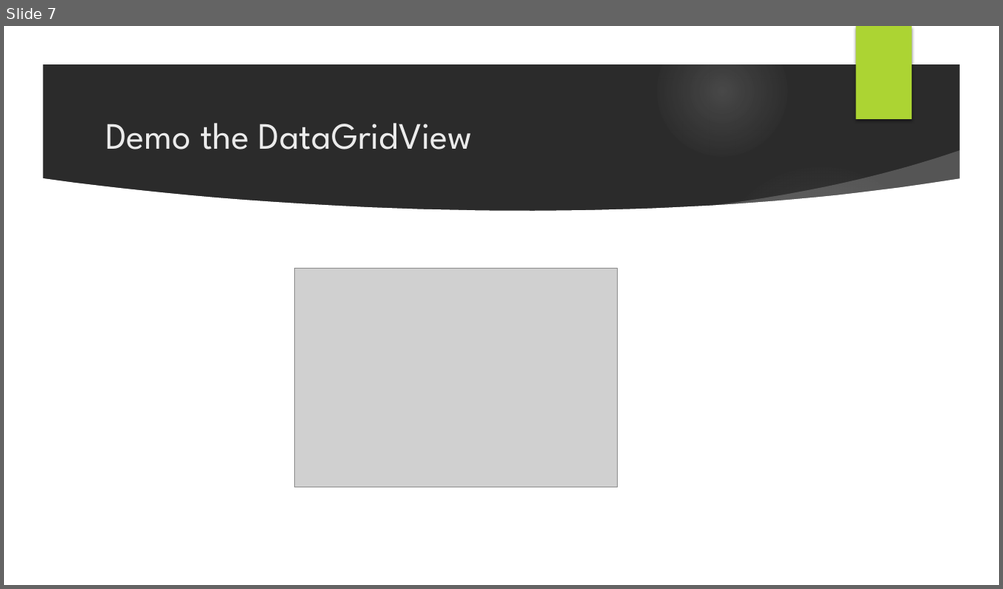
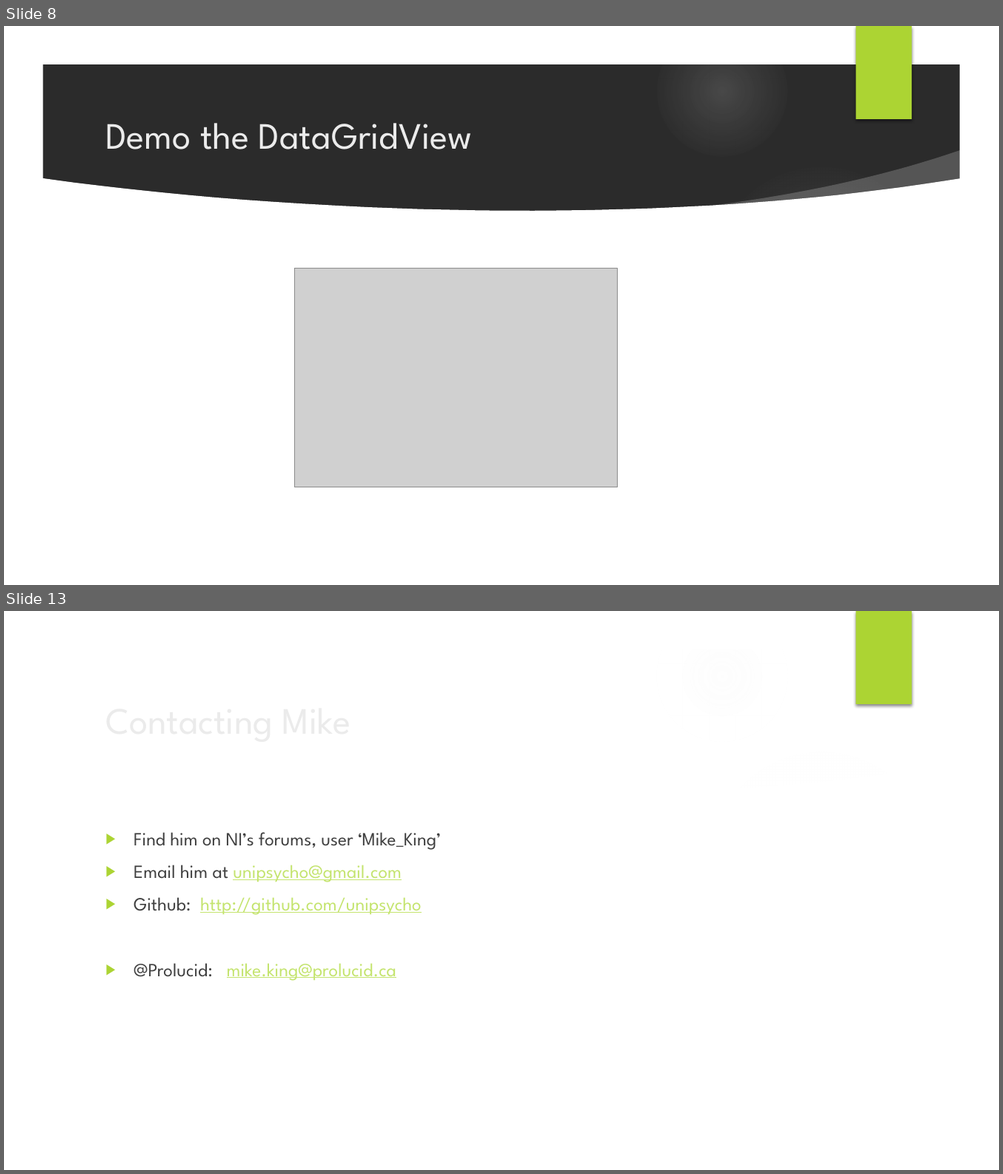
Before and after one commit to unipsycho/LabVIEWdotNetDataGrid, a slide deck: documentation/Project Overview - UserGroup Presentation.pptx. Shown one above the other, each under a label of ours: slide 7 before the commit, slides 8 and 13 after it; the slides between them are not shown. The pictures are 1003x589 and 1003x1174 pixels, drawn with LibreOffice and Linux fonts; fonts in the diff are those of the drawing; grey boxes stand for pictures; background and template pictures are left out; a plain dark background stands for a picture behind light text. Boxes give left, top, right and bottom in pixels: in the first picture for what was removed or moved away, otherwise in the second. Text is boxed around its words. In the diff, an @@ line names an element or a change of style, - is before the commit and + after.

Commit message:
presentation for user group meeting.

```diff
--- a/documentation/Project Overview - UserGroup Presentation.pptx
+++ b/documentation/Project Overview - UserGroup Presentation.pptx
@@ slide 13 added at <box>4,611,999,1170</box>, background picture (left out); not listed: 9 template elements that a slide beside it also shows @@
@@ title added at <box>98,690,813,748</box>, 36 pt, text #EBEBEB @@
+Contacting Mike
@@ text added at <box>134,832,441,981</box>, 18 pt, text #C4E46E, underline @@
+▶ Find him on NI’s forums, user ‘Mike_King’
+▶ Email him at unipsycho@gmail.com
+▶ Github: http://github.com/unipsycho
+▶ @Prolucid: mike.king@prolucid.ca
@@ what was slide 7 is now slide 8 @@
```
Also in this commit, not shown: 2 slides changed, 6 other slides added.
